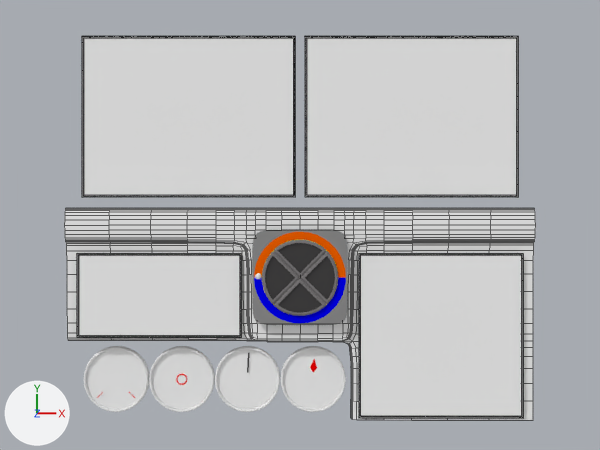
The Blender file cockpit/cockpit_asm_v2.blend: old version first, new version second.
Rendered twice from the file's camera 'Camera'. The lights are fixed; the arrows at lower left show +X, +Y and +Z. Mesh edges are drawn as thin lines on the coarser meshes.

In view in the first picture: 'Cube', 'clockcorp', 'compascorp', 'corp', 'corp.001', 'corp.003', 'corp.006', 'panel1', 'panel2', 'panel3', 'panel4', 'sonarpanel'.
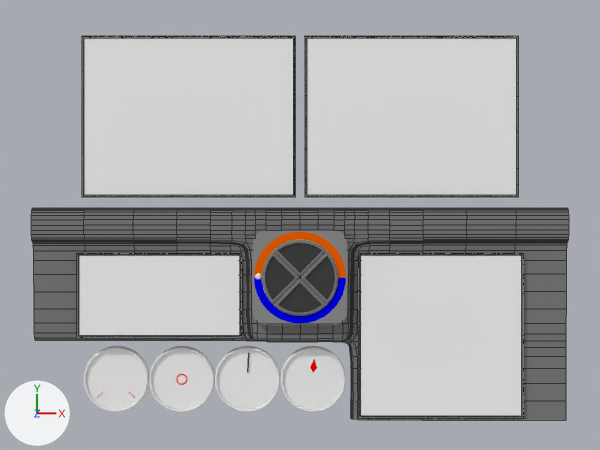
Commit message: update cockpit

Where the change shows, as pixel boxes [x1, y1, x2, y2] in the pictures (600 x 450 px; the box of a moved part takes in the faces that stretch with it):
'Cube', recoloured, reshaped (white to grey, 14% wider): before [64, 208, 536, 420]; after [31, 208, 569, 420]
part 1 of me_cube, moved or reshaped: before [64, 208, 267, 340]; after [31, 208, 267, 340]
part 2 of me_cube, moved or reshaped: before [334, 208, 536, 420]; after [334, 208, 569, 420]

The change, as a list of edits to the scene's bpy script:
```text
Add mat_material_001:
    mat_material_001 = diffuse_material('Material.001')
    mat_material_001.base_color = (0.179, 0.179, 0.179)  # grey #757575
Change me_cube:
    where me_cube.from_pydata(...)  # 32 vertices, 21 faces; spans x -700.0..700.0, y -586.0..50.0, z 0.0..50.0
    used by ob_cube; location = (0.0, 0.0, 0.0)
    before: 0 (-700.0, 50.0, 0.0), 2 (-700.0, -50.0, 30.0), 3 (-700.0, 50.0, 30.0), 6 (-700.0, -350.0, 0.0), 7 (-700.0, -350.0, 30.0)
    before: 26 (-700.0, 50.0, 50.0), 27 (-700.0, -50.0, 50.0)
    before: 1 (700.0, 50.0, 0.0), 4 (700.0, 50.0, 30.0), 5 (700.0, -50.0, 30.0), 8 (700.0, -350.0, 30.0), 14 (700.0, -586.0, 30.0)
    before: 24 (700.0, -50.0, 50.0), 25 (700.0, 50.0, 50.0)
    me_cube part 1
    add for i in [0, 2, 3, 6, 7, 26, 27]: me_cube.vertices[i].co += Vector((-100.0, 0.0, 0.0))
    me_cube part 2
    add for i in [1, 4, 5, 8, 14, 24, 25]: me_cube.vertices[i].co += Vector((100.0, 0.0, 0.0))
    add me_cube.materials.append(mat_material_001)  # grey #757575
```
